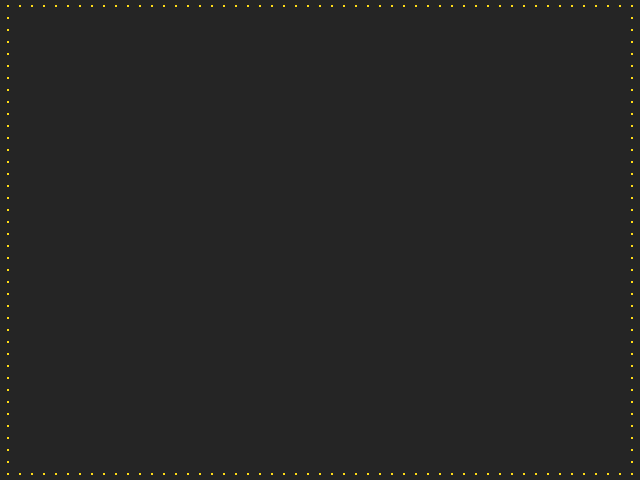
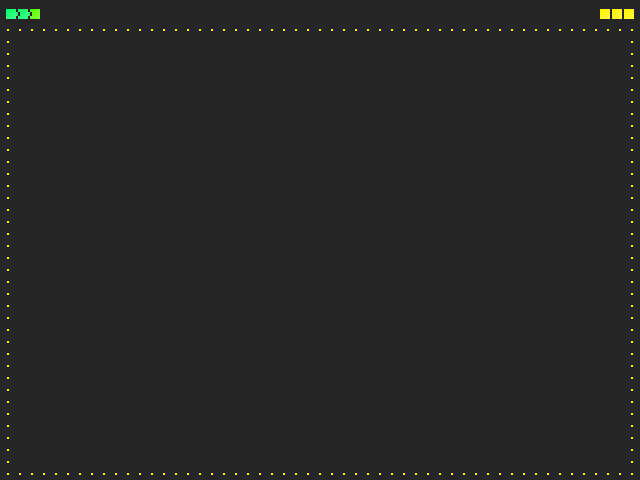
Before/after of a w=640, h=480 layered artwork. What changed in the layer stack:
added layer "header" above "grid" over [6, 9, 634, 19]
painted on "grid" over [7, 5, 633, 475]
